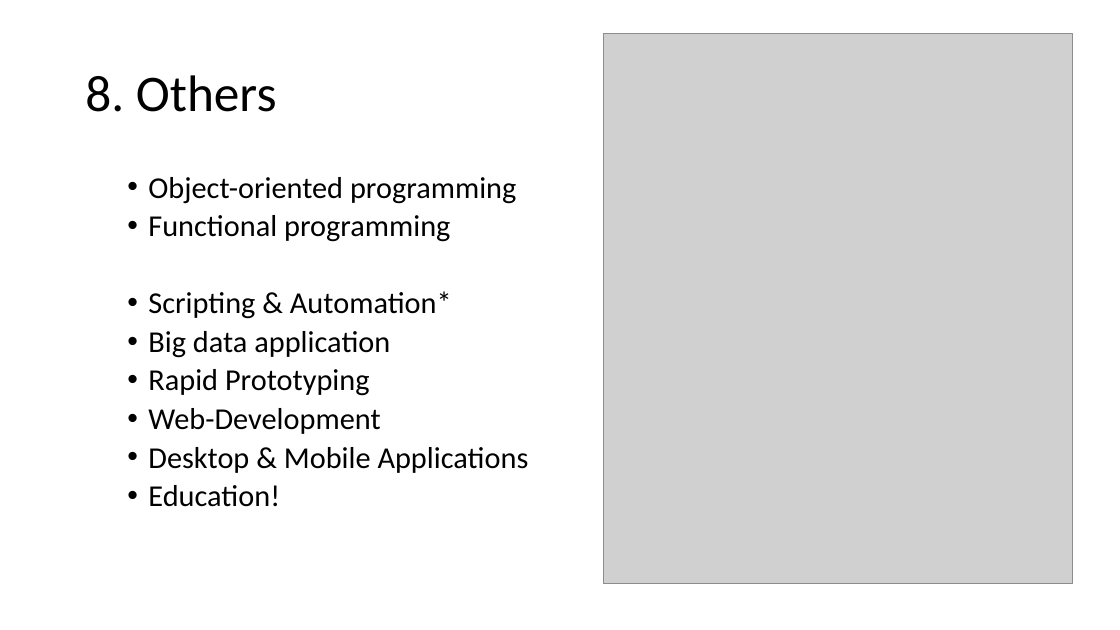
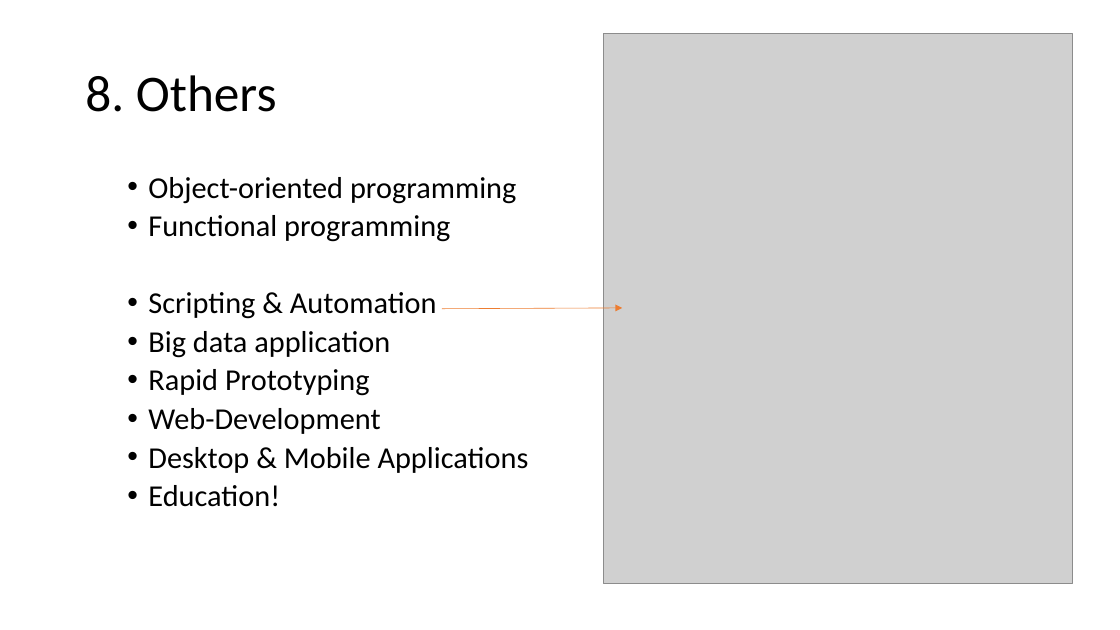
Before and after one commit to tdmdal/python-workshop, a slide deck: slide 13 of Introducing_Python.pptx. Drawn at 1120x630 pixels with LibreOffice and Linux fonts; fonts in the diff are those of the drawing; grey boxes stand for pictures. Boxes give left, top, right and bottom in pixels: in the first picture for what was removed or moved away, otherwise in the second. Text is boxed around its words. In the diff, an @@ line names an element or a change of style, - is before the commit and + after.

```diff
--- a/Introducing_Python.pptx
+++ b/Introducing_Python.pptx
@@ text at (x1=148, y1=292, x2=437, y2=319): text changed @@
-  • Scripting & Automation*
+  • Scripting & Automation
@@ arrow added from (442, 309) to (623, 308), #ED7D31 0.5 pt @@
```
Also in this commit, not shown: 3 other slides changed, 2 other files.
